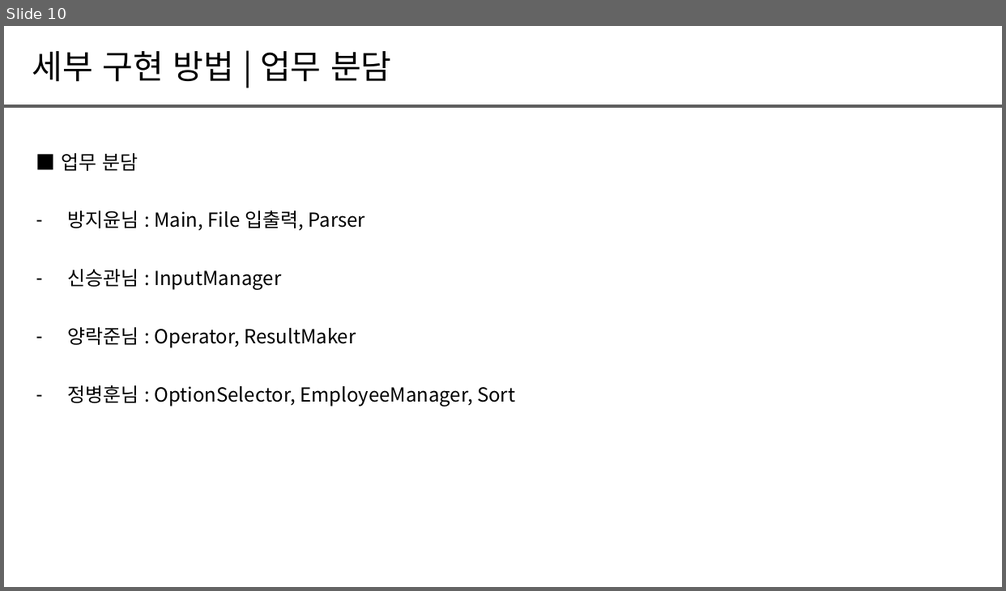
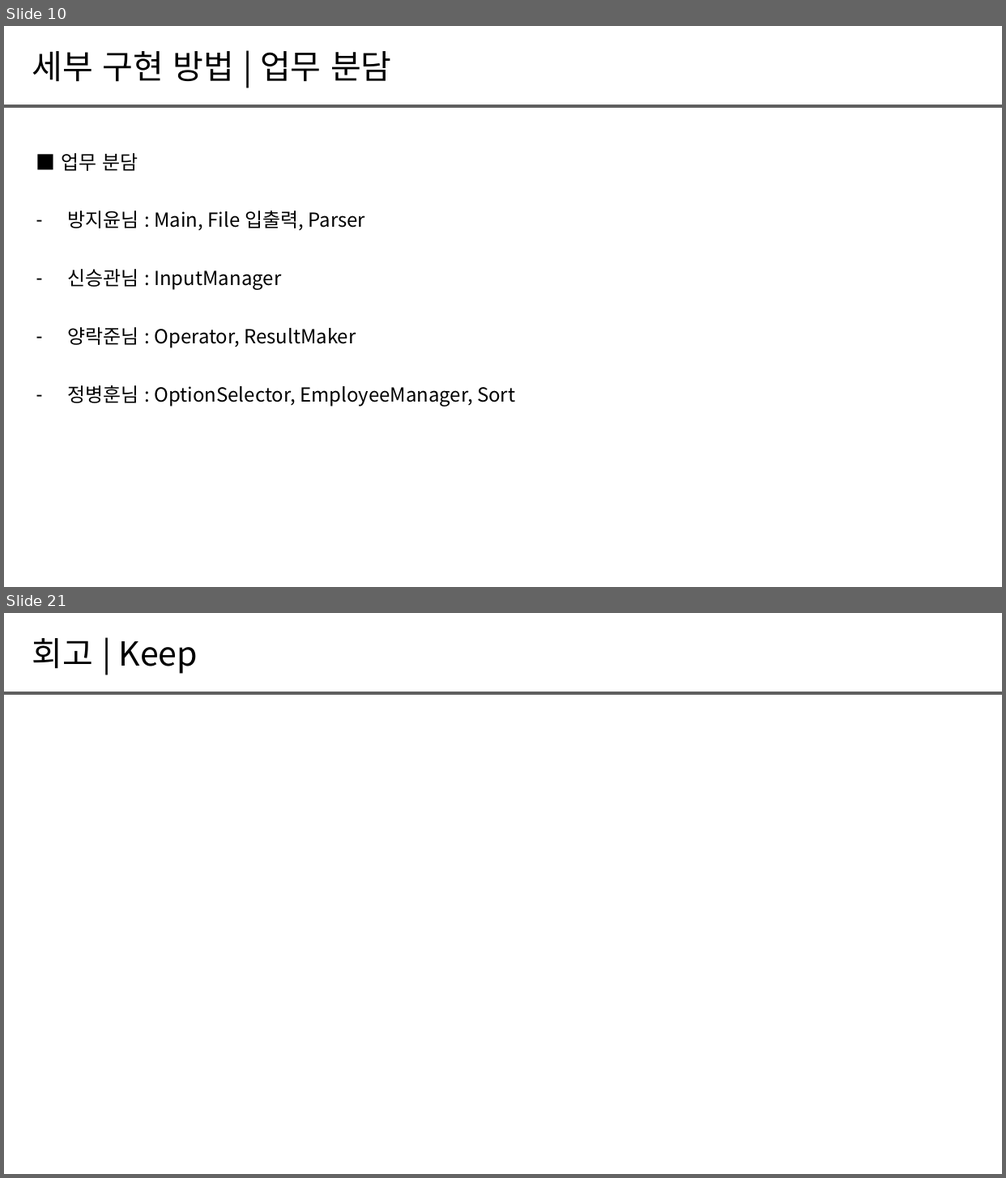
Before and after one commit to Rakjunyang/BeautifulCode, a slide deck: 팀프로젝트＿발표양식_B조.pptx. Shown one above the other, each under a label of ours: slide 10 before the commit, slides 10 and 21 after it; the slides between them are not shown. The pictures are 1006x591 and 1006x1178 pixels, drawn with LibreOffice and Linux fonts; fonts in the diff are those of the drawing. Boxes give left, top, right and bottom in pixels: in the first picture for what was removed or moved away, otherwise in the second. Text is boxed around its words. In the diff, an @@ line names an element or a change of style, - is before the commit and + after.

```diff
--- a/팀프로젝트＿발표양식_B조.pptx
+++ b/팀프로젝트＿발표양식_B조.pptx
@@ slide 21 added at bbox=[4, 613, 1002, 1174], background #FFFFFF @@
@@ text added at bbox=[32, 638, 198, 674], 24 pt, text #000000 @@
+회고 | Keep
@@ line added from (4, 693) to (1002, 693), #5F5F5F 2 pt @@
```
Also in this commit, not shown: 1 slide changed, 12 other slides added.
